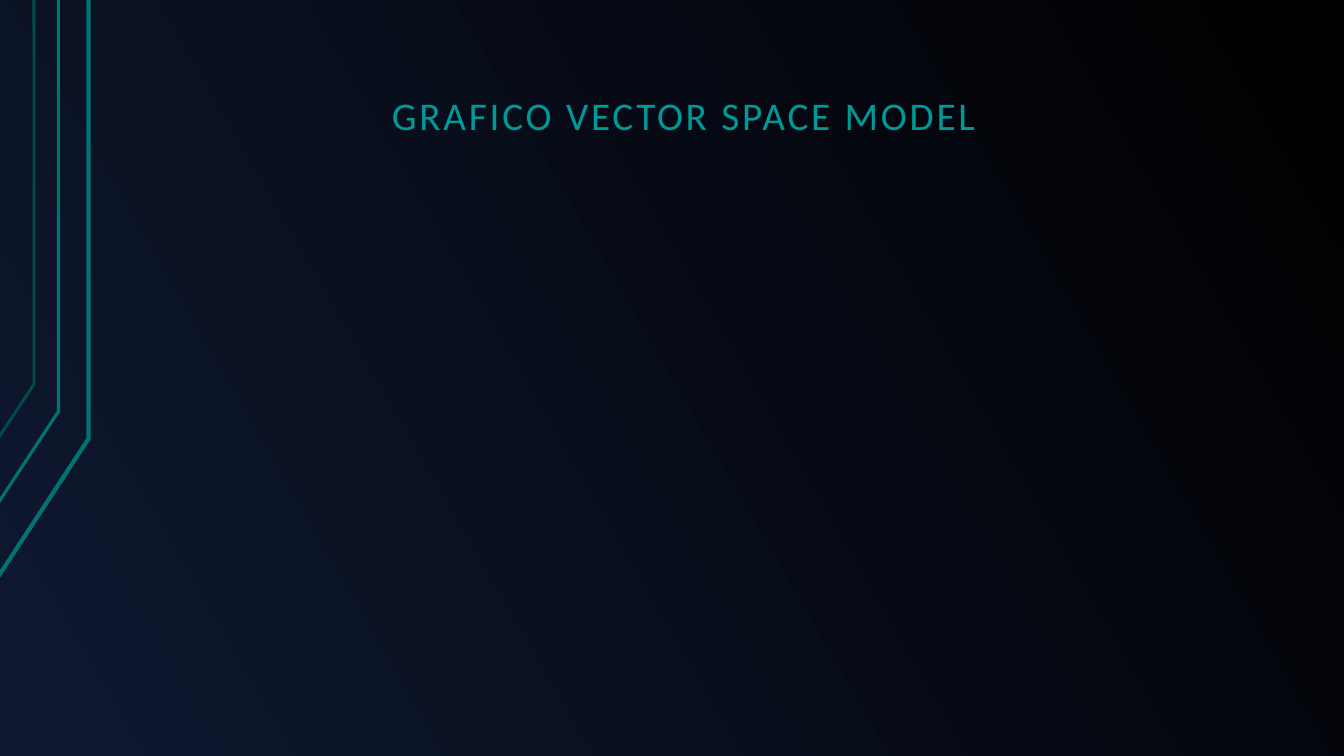
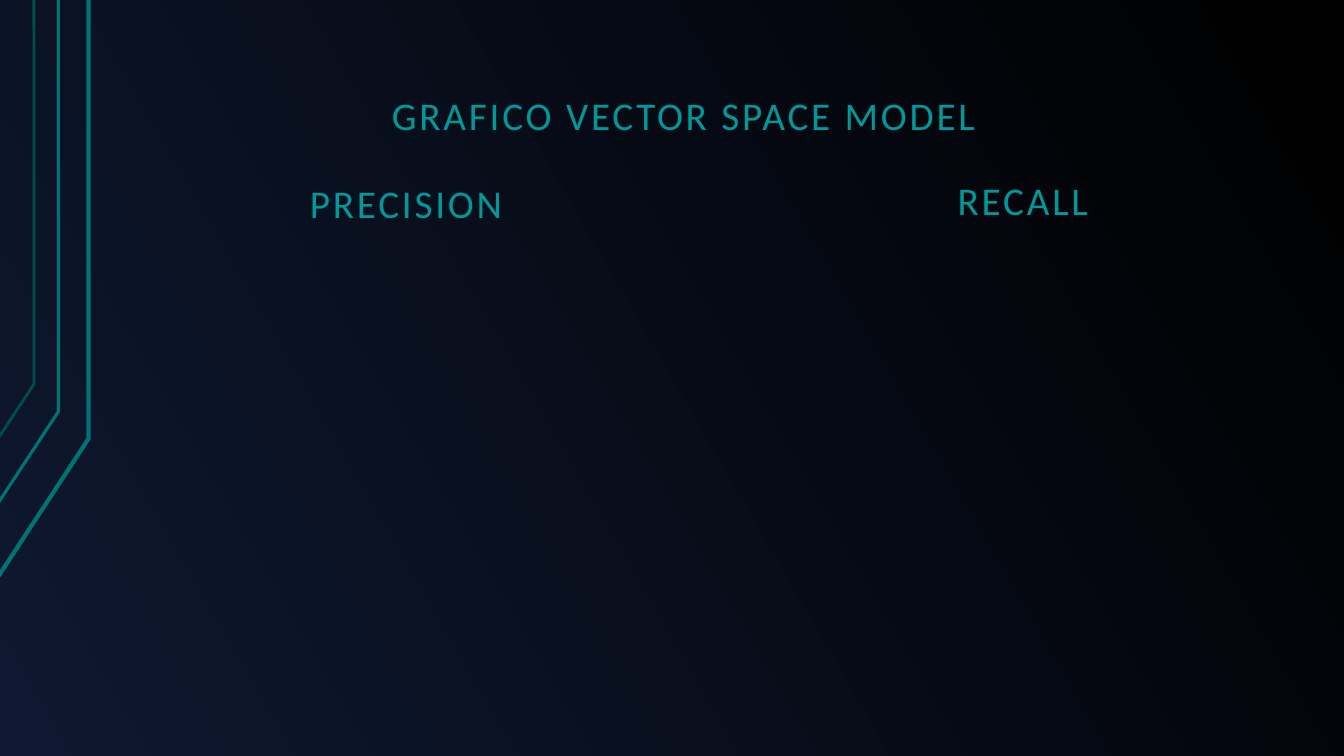
Before and after one commit to GreRagu/ProgettoGavi, a slide deck: slide 17 of Hegregio.odp (slide 15 before the commit). Drawn at 1344x756 pixels with LibreOffice and Linux fonts; fonts in the diff are those of the drawing. Boxes give left, top, right and bottom in pixels: in the first picture for what was removed or moved away, otherwise in the second. Text is boxed around its words. In the diff, an @@ line names an element or a change of style, - is before the commit and + after.

```diff
--- a/Hegregio.odp
+++ b/Hegregio.odp
@@ text added at [310,192,502,218], 28 pt, text #009999 @@
+PRECISION
@@ text added at [958,189,1088,215], 28 pt, text #009999 @@
+RECALL
```
Also in this commit, not shown: 2 other slides changed, 4 slides added, 3 slides removed.
